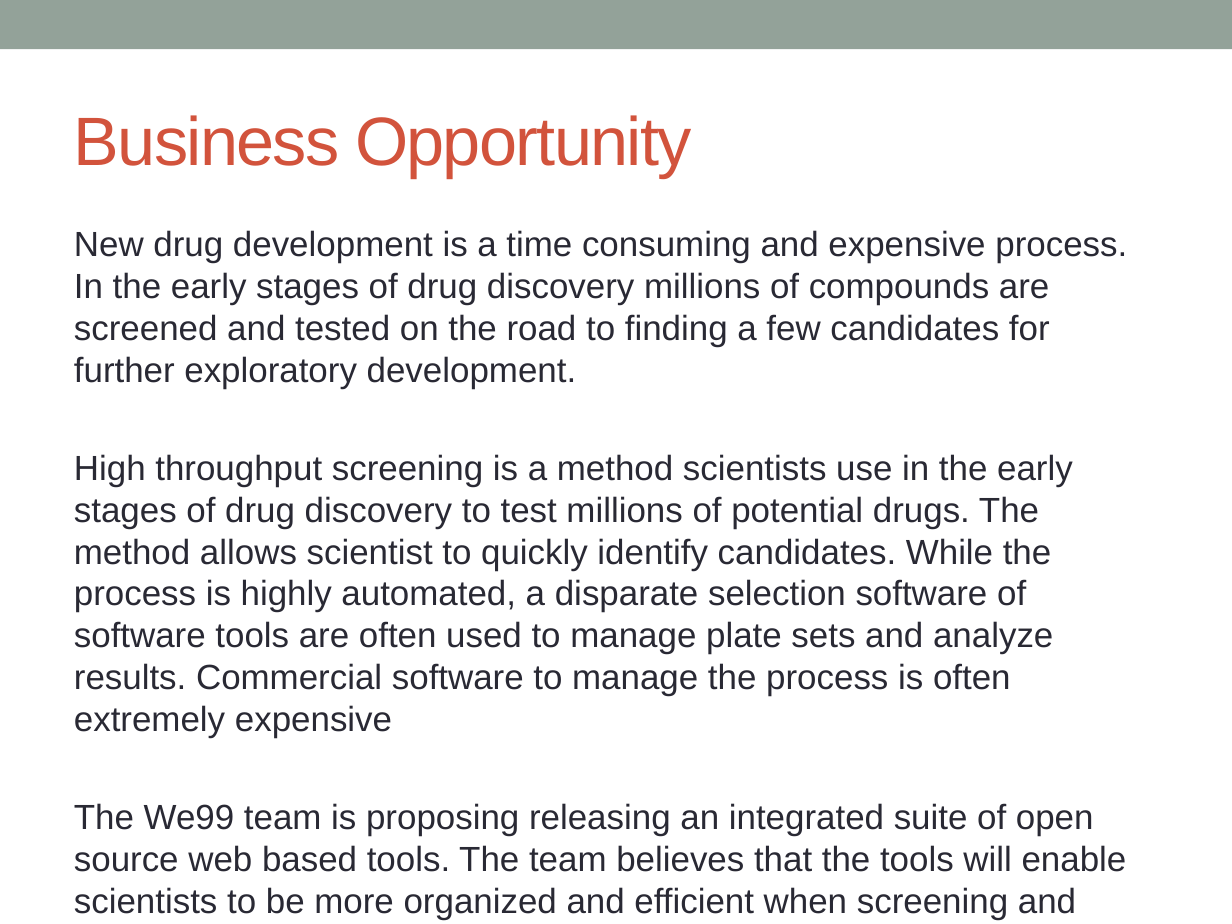
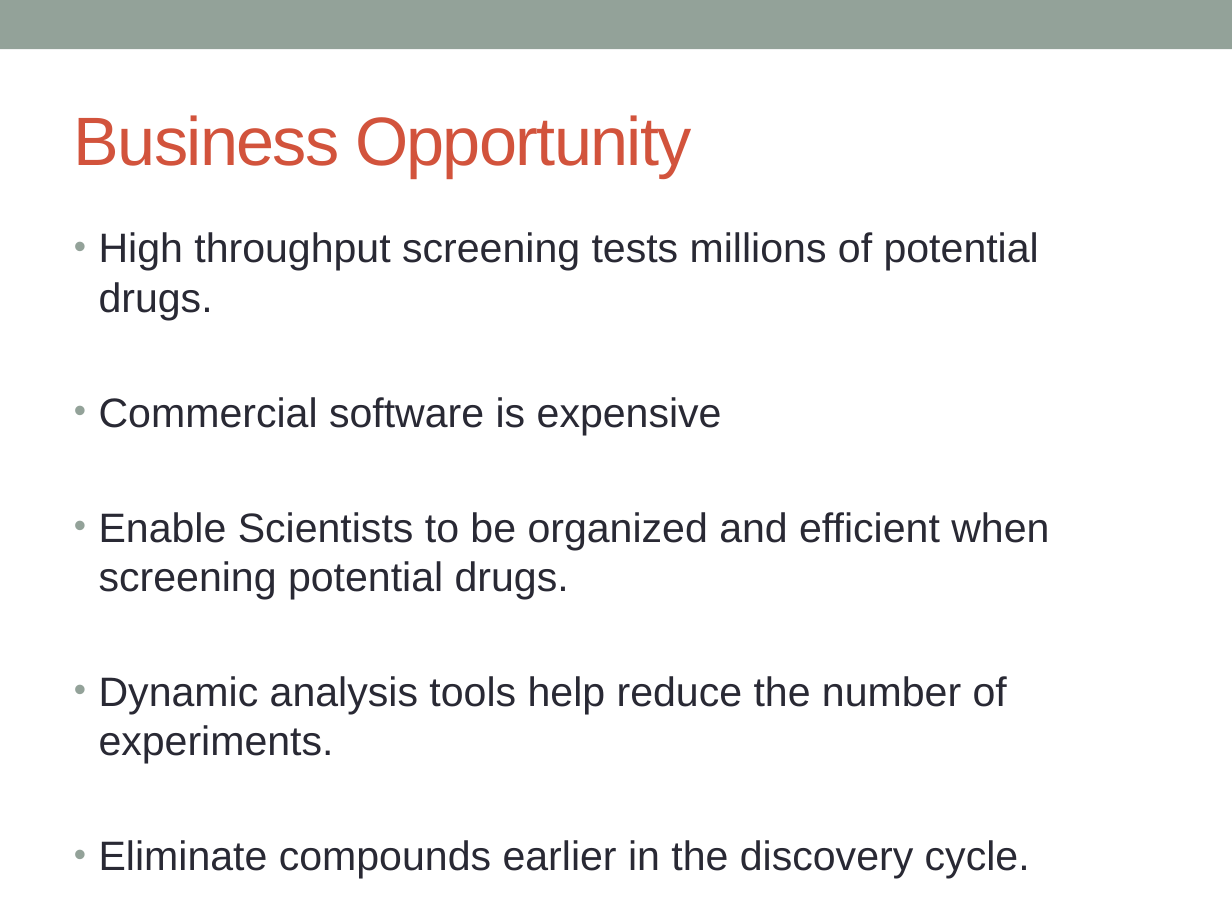
Before and after one commit to massfords/we99, a slide deck: slide 3 of docs/Presentations/Milestone1Presentation_v1.pptx. Drawn at 1232x924 pixels with LibreOffice and Linux fonts; fonts in the diff are those of the drawing. Boxes give left, top, right and bottom in pixels: in the first picture for what was removed or moved away, otherwise in the second. Text is boxed around its words. In the diff, an @@ line names an element or a change of style, - is before the commit and + after.

Commit message:
Presentation updates

```diff
--- a/docs/Presentations/Milestone1Presentation_v1.pptx
+++ b/docs/Presentations/Milestone1Presentation_v1.pptx
@@ text at bbox=[99, 232, 1049, 878]: text changed; size 20.4 to 24 pt @@
-New drug development is a time consuming and expensive process. In the early stages of drug discovery millions of compounds are screened and tested on the road to finding a few candidates for further exploratory development.
-High throughput screening is a method scientists use in the early stages of drug discovery to test millions of potential drugs. The method allows scientist to quickly identify candidates. While the process is highly automated, a disparate selection software of software tools are often used to manage plate sets and analyze results. Commercial software to manage the process is often extremely expensive
-The We99 team is proposing releasing an integrated suite of open source web based tools. The team believes that the tools will enable scientists to be more organized and efficient when screening and analyzing potential drugs. Time savings will allow scientist to more effectively eliminate compounds earlier in the discovery cycle potentially saving companies millions of dollars.
+• High throughput screening tests millions of potential drugs.
+• Commercial software is expensive
+• Enable Scientists to be organized and efficient when screening potential drugs.
+• Dynamic analysis tools help reduce the number of experiments.
+• Eliminate compounds earlier in the discovery cycle.
```
Also in this commit, not shown: 5 other slides changed, 1 slide added.
